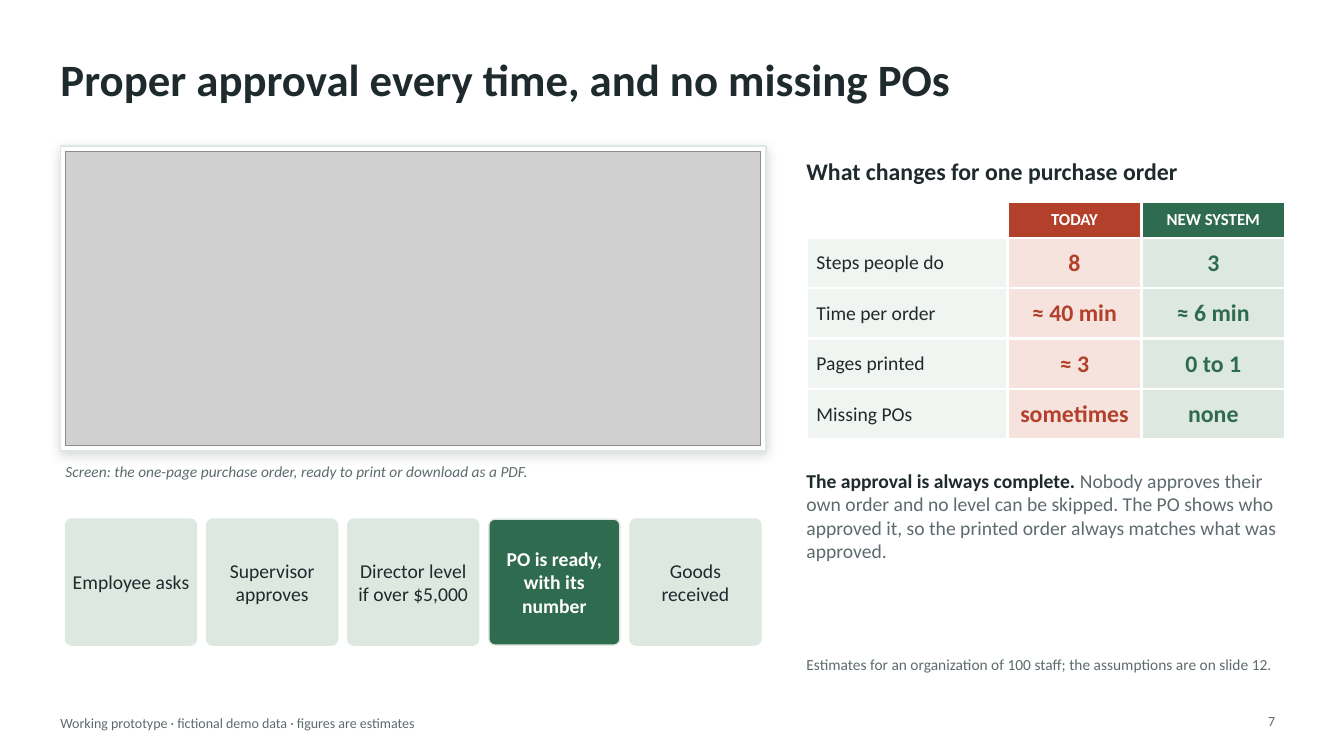
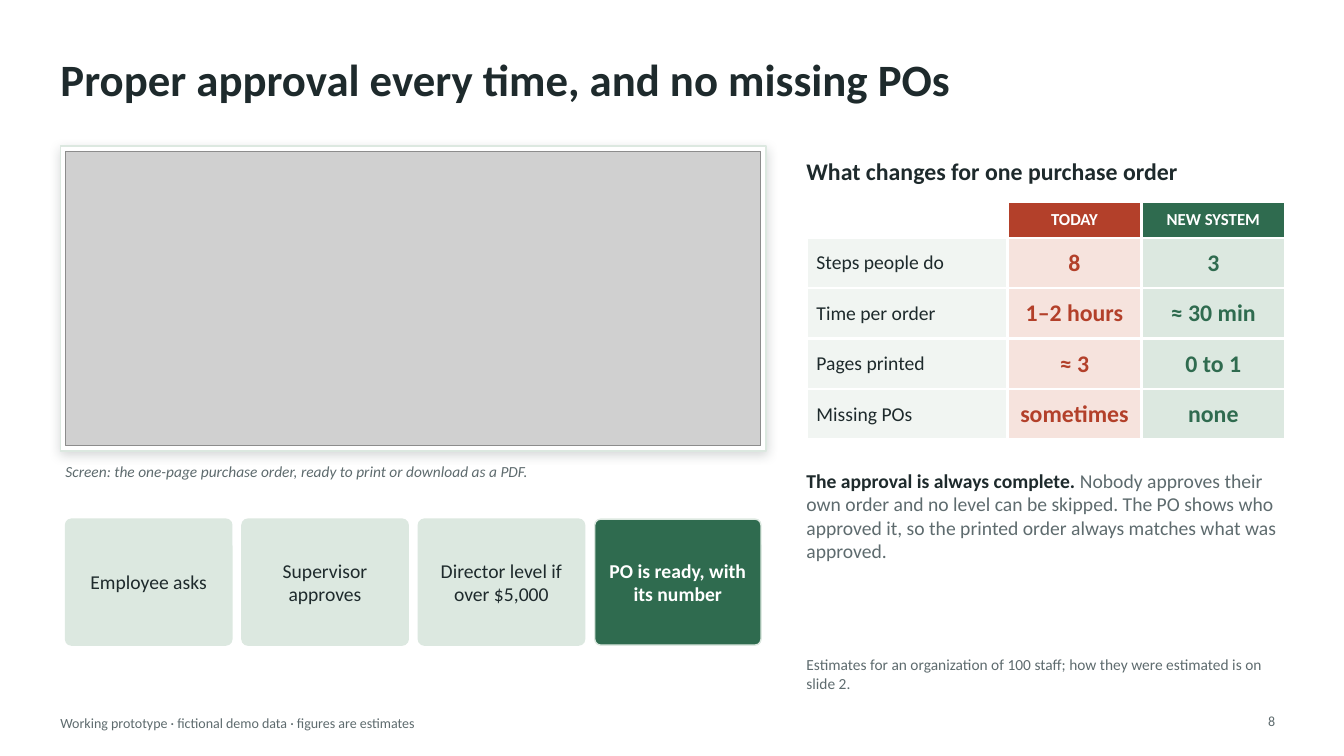
Before and after one commit to AndalibOlee/Portfolio, a slide deck: slide 8 of demo-platform/docs/DEMO_Executive_Presentation.pptx (slide 7 before the commit). Drawn at 1344x756 pixels with LibreOffice and Linux fonts; fonts in the diff are those of the drawing; grey boxes stand for pictures. Boxes give left, top, right and bottom in pixels: in the first picture for what was removed or moved away, otherwise in the second. Text is boxed around its words. In the diff, an @@ line names an element or a change of style, - is before the commit and + after.

```diff
--- a/demo-platform/docs/DEMO_Executive_Presentation.pptx
+++ b/demo-platform/docs/DEMO_Executive_Presentation.pptx
@@ table at (807, 202, 1287, 429) @@
-row 3, column 2: ≈ 40 min
+row 3, column 2: 1–2 hours
-row 3, column 3: ≈ 6 min
+row 3, column 3: ≈ 30 min
@@ rounded rectangle: place and size @@
-rounded rectangle at (66, 519, 197, 645)
+rounded rectangle at (66, 519, 232, 645)
@@ text "Employee asks": place and size @@
-text "Employee asks" at (73, 575, 190, 592)
+text "Employee asks" at (90, 575, 207, 592)
@@ rounded rectangle: place and size @@
-rounded rectangle at (207, 519, 338, 645)
+rounded rectangle at (242, 519, 408, 645)
@@ text "Supervisor approves": place and size @@
-text "Supervisor approves" at (230, 564, 315, 604)
+text "Supervisor approves" at (283, 564, 368, 604)
@@ rounded rectangle: place and size @@
-rounded rectangle at (348, 519, 479, 645)
+rounded rectangle at (418, 519, 585, 645)
@@ text "Director level if over $5,000" rewrapped from (358, 564, 468, 603) to (441, 564, 561, 604) @@
@@ rounded rectangle: place and size @@
-rounded rectangle at (489, 519, 620, 645)
+rounded rectangle at (595, 519, 761, 645)
@@ text "PO is ready, with its ..." rewrapped from (507, 552, 602, 613) to (609, 564, 746, 601) @@
@@ rounded rectangle removed at (630, 519, 761, 645) @@
@@ text removed at (662, 564, 730, 601) @@
-Goods received
@@ text at (806, 659, 1261, 689): text changed @@
-Estimates for an organization of 100 staff; the assumptions are on slide 12.
+Estimates for an organization of 100 staff; how they were estimated is on slide 2.
@@ page number at (1268, 716, 1275, 726): text changed @@
-7
+8
```
Also in this commit, not shown: 8 other slides changed, 1 slide added, 1 slide removed, 13 other files.
